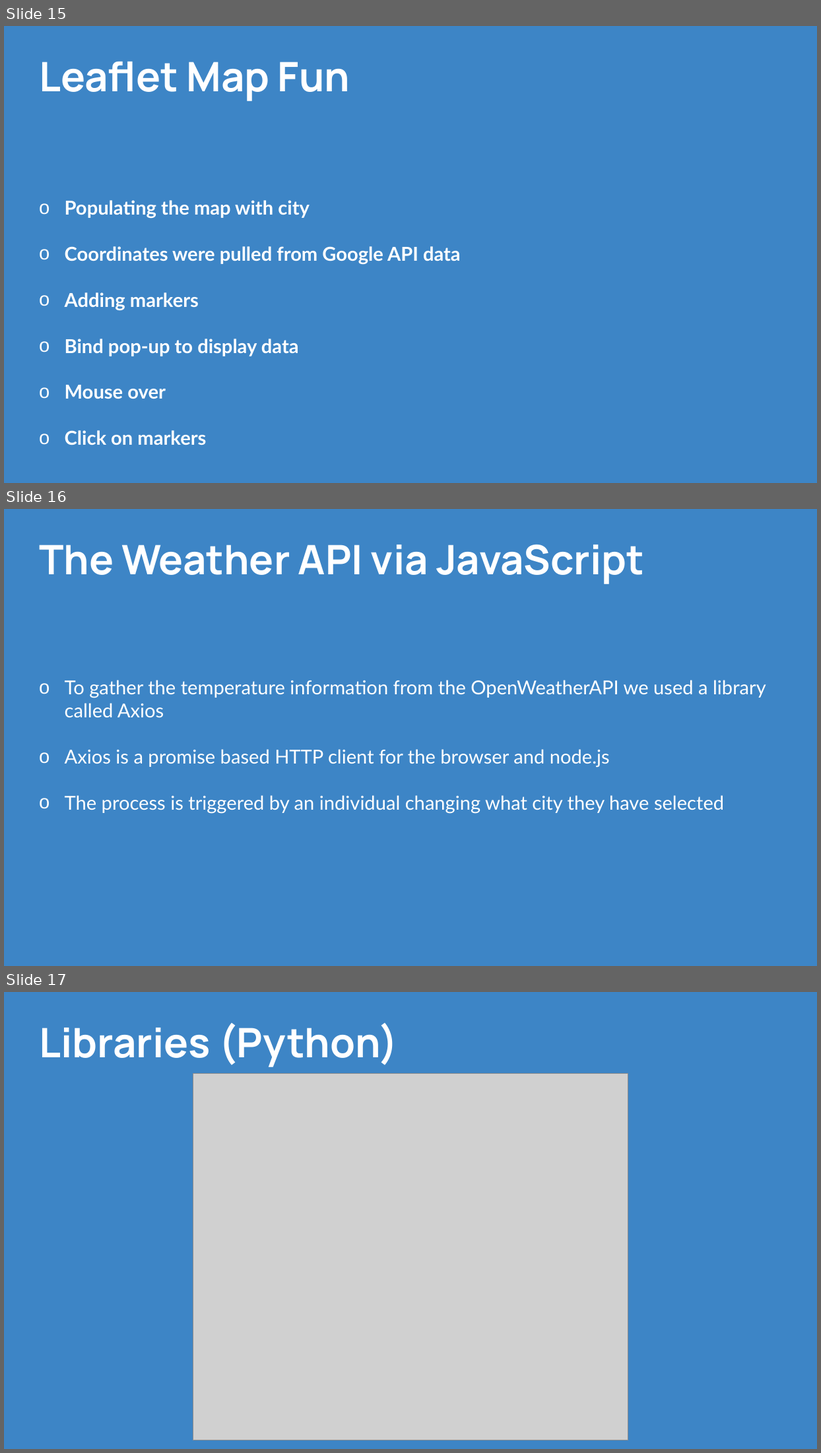
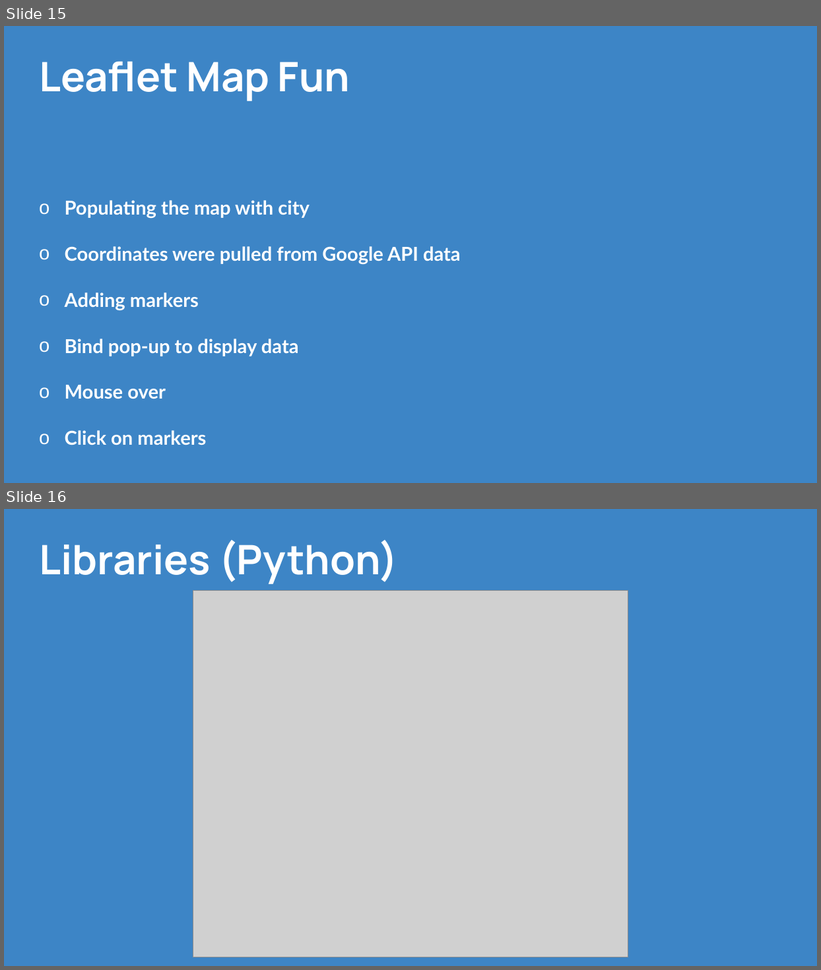
Before and after one commit to CPrince20/Homies, a slide deck: Homies City Collection.pptx. Shown one above the other, each under a label of ours: slides 15, 16 and 17 before the commit, slides 15 and 16 after it. The pictures are 821x1453 and 821x970 pixels, drawn with LibreOffice and Linux fonts; fonts in the diff are those of the drawing; grey boxes stand for pictures. Boxes give left, top, right and bottom in pixels: in the first picture for what was removed or moved away, otherwise in the second. Text is boxed around its words. In the diff, an @@ line names an element or a change of style, - is before the commit and + after.

Commit message:
added to PPT

```diff
--- a/Homies City Collection.pptx
+++ b/Homies City Collection.pptx
@@ slide 16 removed at [4, 509, 817, 966], background #3D85C6 @@
@@ title removed at [39, 545, 644, 584] @@
-The Weather API via JavaScript
@@ text removed at [65, 680, 766, 814] @@
-o To gather the temperature information from the OpenWeatherAPI we used a library called Axios
-o Axios is a promise based HTTP client for the browser and node.js
-o The process is triggered by an individual changing what city they have selected
@@ what was slide 17 is now slide 16 @@
```
